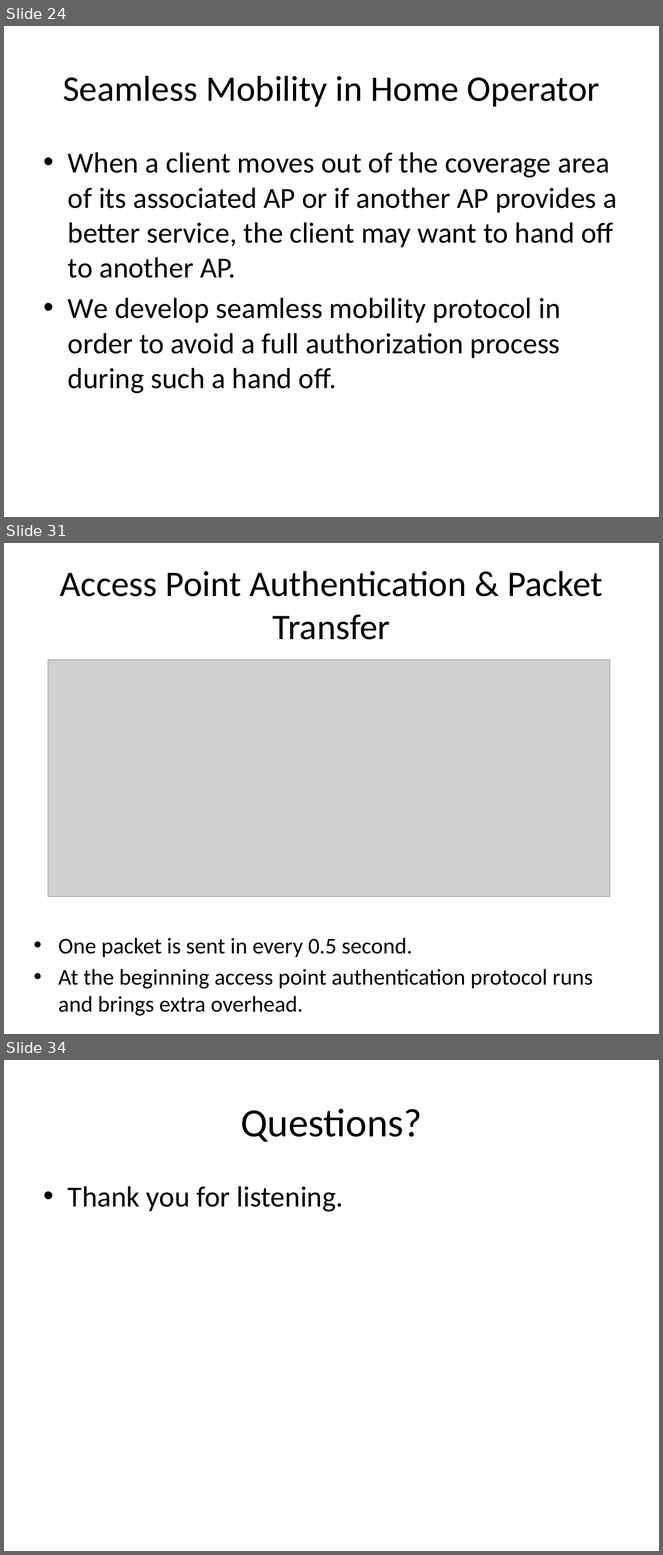
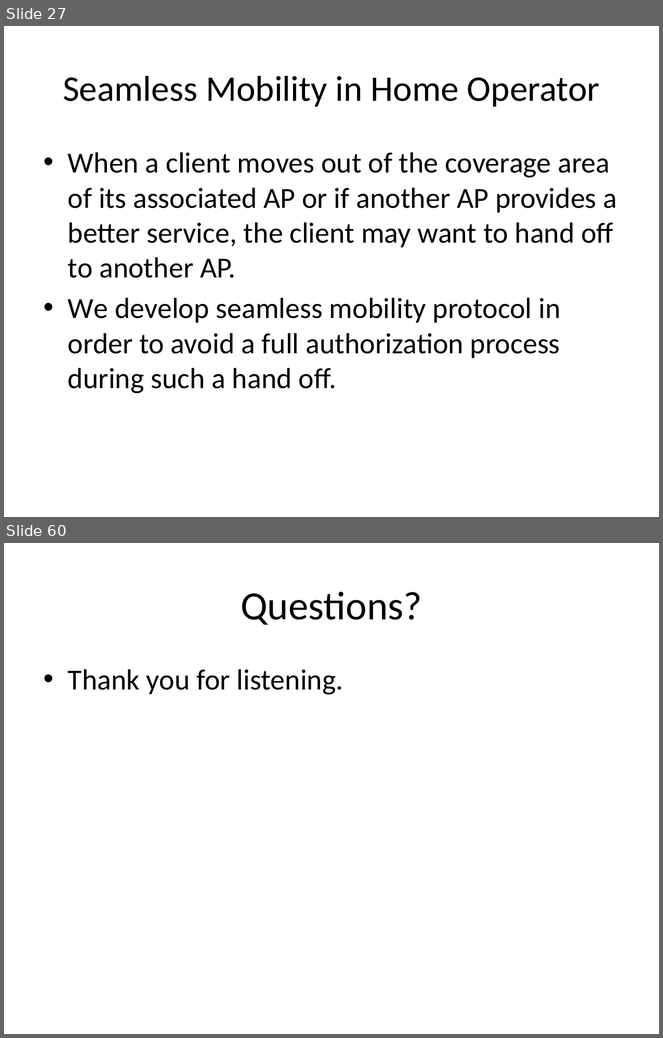
Before and after one commit to canleloglu/worddoc, a slide deck: sunumNew.pptx. Shown one above the other, each under a label of ours: slides 24, 31 and 34 before the commit, slides 27 and 60 after it; the slides between them are not shown. The pictures are 663x1555 and 663x1038 pixels, drawn with LibreOffice and Linux fonts; fonts in the diff are those of the drawing; grey boxes stand for pictures. Boxes give left, top, right and bottom in pixels: in the first picture for what was removed or moved away, otherwise in the second. Text is boxed around its words. In the diff, an @@ line names an element or a change of style, - is before the commit and + after.

```diff
--- a/sunumNew.pptx
+++ b/sunumNew.pptx
@@ slide 31 removed at bbox=[4, 543, 659, 1034], background #FFFFFF @@
@@ title removed at bbox=[60, 571, 603, 640] @@
-Access Point Authentication & Packet Transfer
@@ picture removed at bbox=[48, 659, 610, 897] @@
@@ text removed at bbox=[58, 938, 593, 1016] @@
-• One packet is sent in every 0.5 second.
-• At the beginning access point authentication protocol runs and brings extra overhead.
@@ what was slide 24 is now slide 27 @@
@@ what was slide 34 is now slide 60 @@
```
Also in this commit, not shown: 11 slides changed, 37 slides added, 10 other slides removed, 1 other file.
